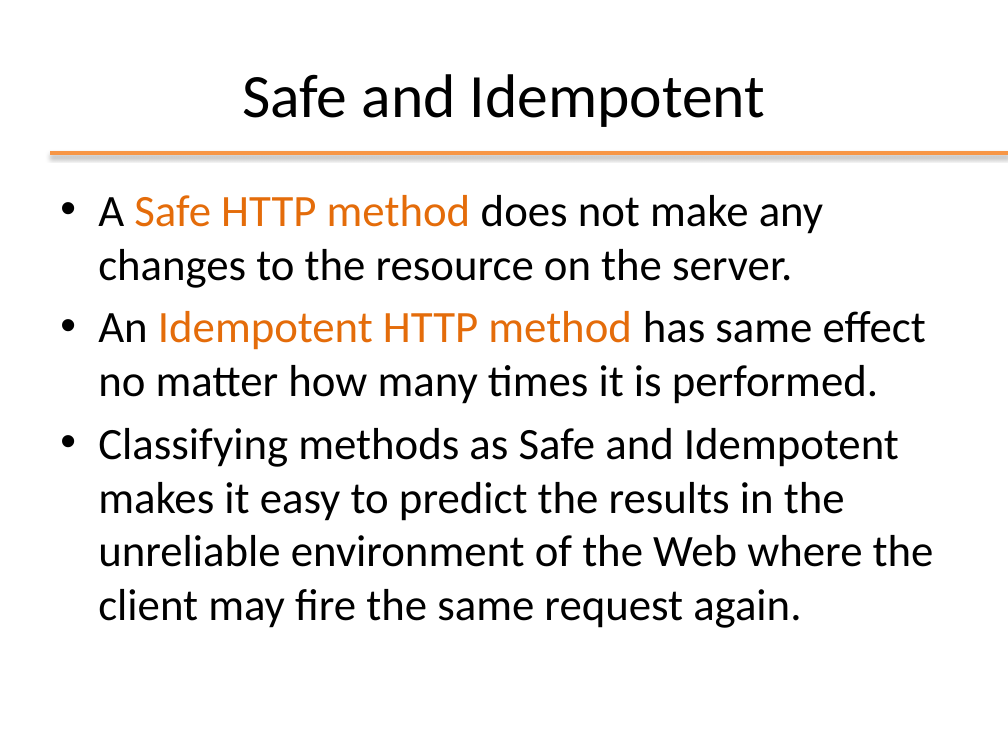
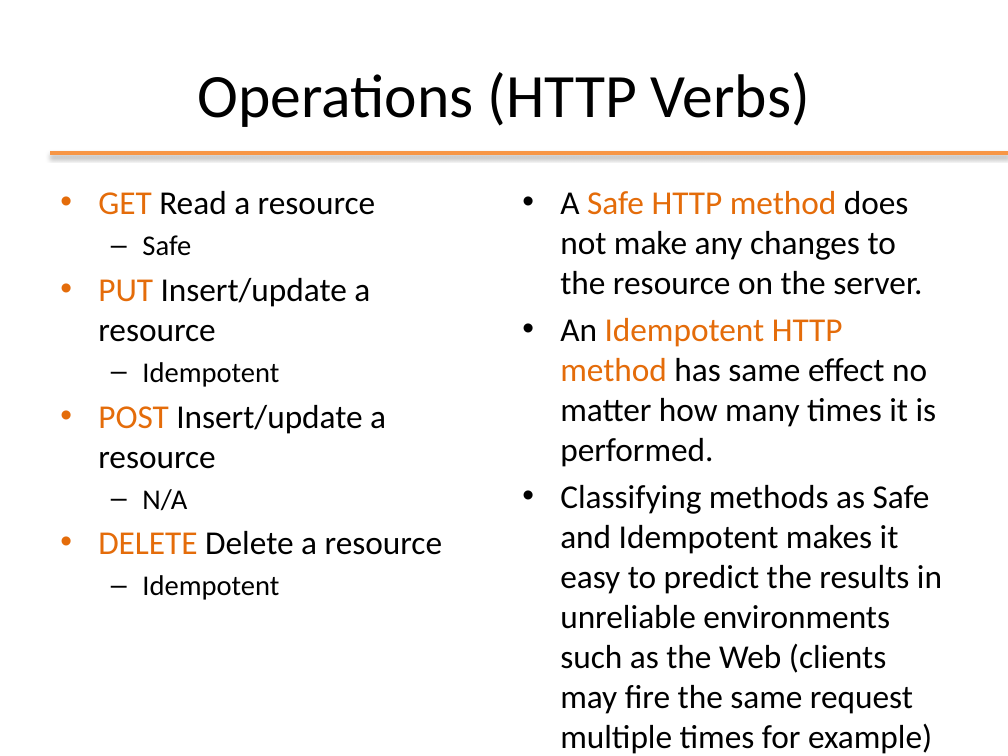
Before and after one commit to Andrea99-beep/ooprogramming, a slide deck: slide 15 of slides/ppt/09_REST.pptx (slide 14 before the commit). Drawn at 1008x756 pixels with LibreOffice and Linux fonts; fonts in the diff are those of the drawing; background and template pictures are left out. Boxes give left, top, right and bottom in pixels: in the first picture for what was removed or moved away, otherwise in the second. Text is boxed around its words. In the diff, an @@ line names an element or a change of style, - is before the commit and + after.

```diff
--- a/slides/ppt/09_REST.pptx
+++ b/slides/ppt/09_REST.pptx
@@ title at (197, 72, 810, 127): text changed @@
-Safe and Idempotent
+Operations (HTTP Verbs)
@@ text "A Safe HTTP method does ...": place and size @@
-text "A Safe HTTP method does ..." at (98, 195, 934, 628)
+text "A Safe HTTP method does ..." at (560, 191, 942, 754)
@@ text added at (98, 191, 443, 600), 23.8 pt, text #000000 @@
+• GET Read a resource
+  – Safe
+• PUT Insert/update a resource
+  – Idempotent
+• POST Insert/update a resource
+  – N/A
+• DELETE Delete a resource
+  – Idempotent
@@ text at (560, 191, 937, 467): size 32 to 23.8 pt in "A Safe HTTP method does not make ...", "An Idempotent HTTP method has same effect ..."; less space between paragraphs @@
@@ text at (560, 485, 942, 754): text changed; size 32 to 23.8 pt @@
-• Classifying methods as Safe and Idempotent makes it easy to predict the results in the unreliable environment of the Web where the client may fire the same request again.
+• Classifying methods as Safe and Idempotent makes it easy to predict the results in unreliable environments such as the Web (clients may fire the same request multiple times for example)
```
Also in this commit, not shown: 13 other slides changed, 2 slides added, 2 slides removed, 18 other files.
